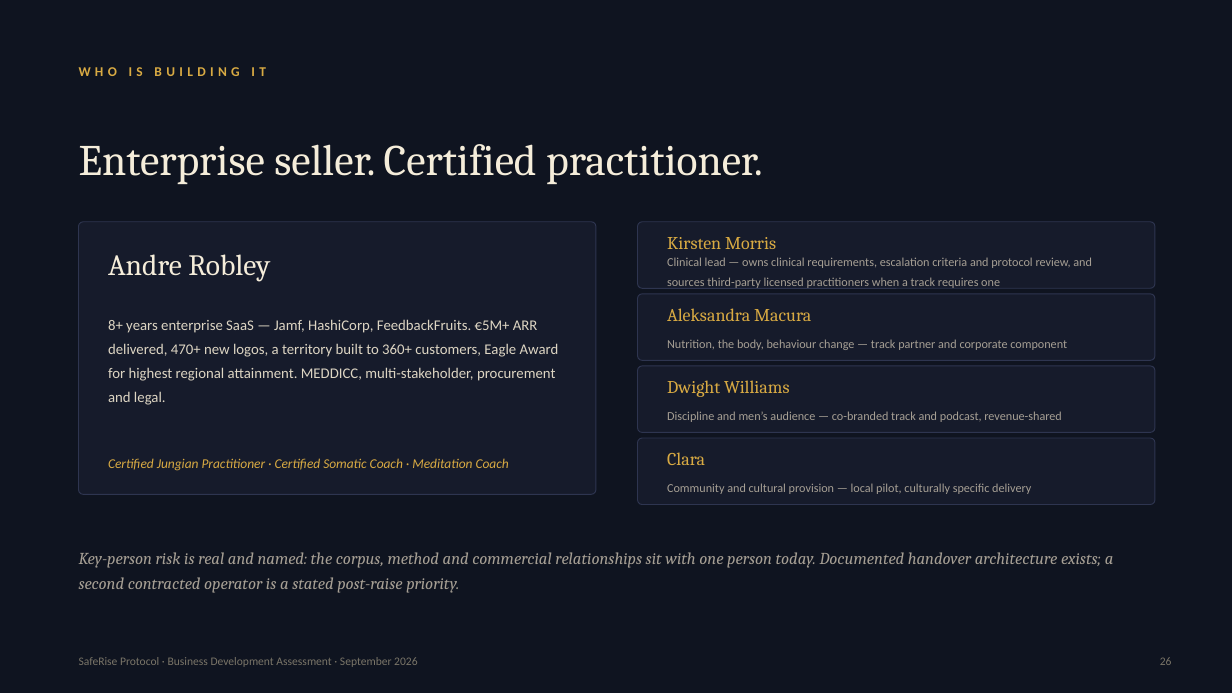
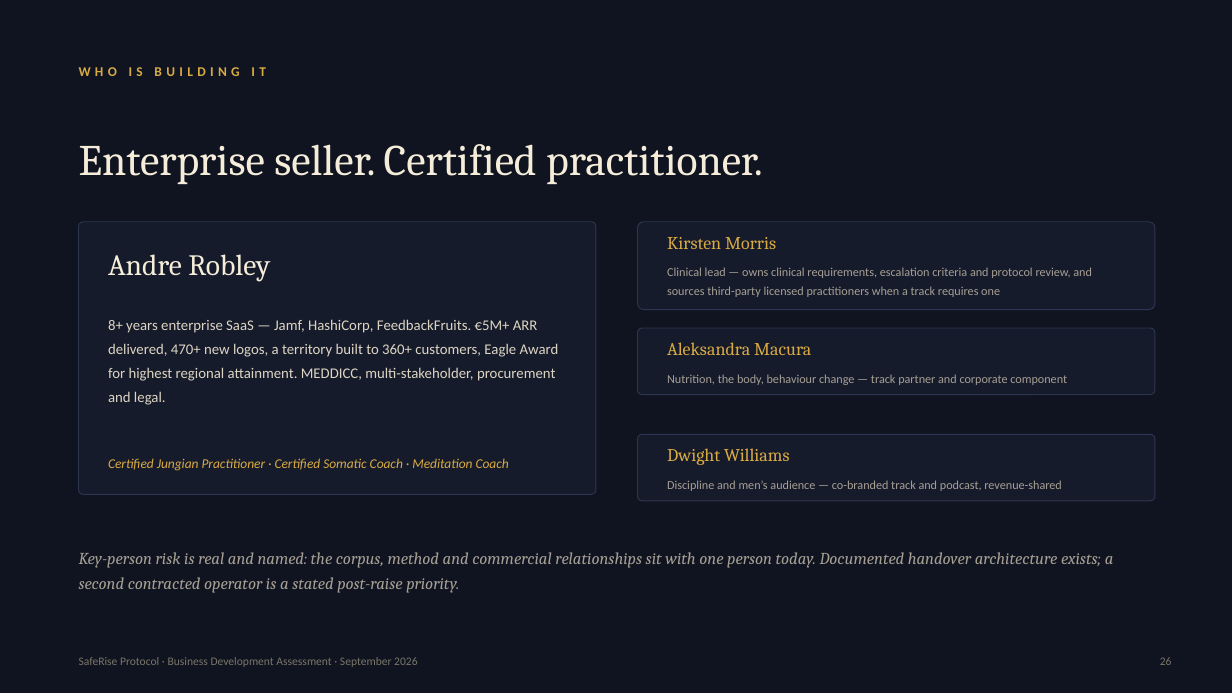
Before and after one commit to robleyworks/saferise, a slide deck: slide 26 of docs/business/SafeRise-Investor-Deck.pptx. Drawn at 1232x693 pixels with LibreOffice and Linux fonts; fonts in the diff are those of the drawing. Boxes give left, top, right and bottom in pixels: in the first picture for what was removed or moved away, otherwise in the second. Text is boxed around its words. In the diff, an @@ line names an element or a change of style, - is before the commit and + after.

```diff
--- a/docs/business/SafeRise-Investor-Deck.pptx
+++ b/docs/business/SafeRise-Investor-Deck.pptx
@@ rounded rectangle: place and size @@
-rounded rectangle at [638, 222, 1155, 288]
+rounded rectangle at [638, 222, 1155, 310]
@@ text "Clinical lead — owns clinical ...": place and size @@
-text "Clinical lead — owns clinical ..." at [667, 257, 1092, 288]
+text "Clinical lead — owns clinical ..." at [667, 267, 1092, 297]
@@ 2 texts, 1 rounded rectangle: place and size @@
-2 texts, 1 rounded rectangle at [638, 294, 1155, 360]
+2 texts, 1 rounded rectangle at [638, 328, 1155, 395]
@@ 2 texts, 1 rounded rectangle: place and size @@
-2 texts, 1 rounded rectangle at [638, 366, 1155, 433]
+2 texts, 1 rounded rectangle at [638, 434, 1155, 501]
@@ rounded rectangle removed at [638, 438, 1155, 505] @@
@@ text removed at [667, 452, 705, 465] @@
-Clara
@@ text removed at [667, 483, 1031, 494] @@
-Community and cultural provision — local pilot, culturally specific delivery
```
Also in this commit, not shown: 7 other slides changed, 3 other files.
